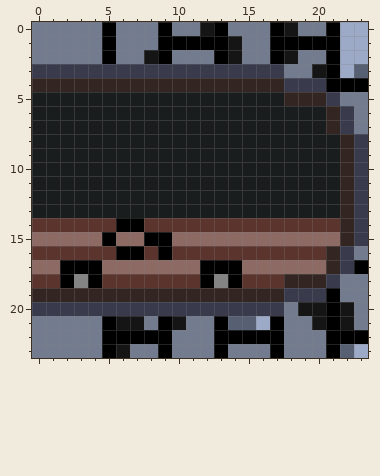
Two states of a pixel-art sprite, Assets/Art/Castle/Room Tiles/Tür/Door_Open_2.png. This is how it looked before the edit.
The file is 24x24 pixels.
New version:
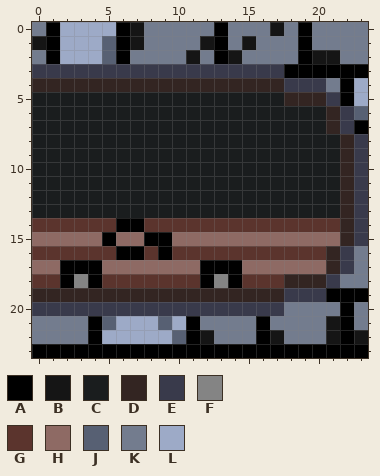
Palette (. is transparent): A #000000  B #151515  C #1a1d1e  D #332522  E #393a4b  F #848484  G #5b342d  H #8e6a64  J #576073  K #737c8e  L #9daac7
The exact change:
@@ x 0..23 @@
- 0 KKKKKAKKKAKKBAKKKABKKALL
- 1 KKKKKAKKKAAAAABKKAAAAALL
- 2 KKKKKAKKBAKKKABKKABKKALL
- 3 EEEEEEEEEEEEEEEEEEKKBALJ
- 4 DDDDDDDDDDDDDDDDDDEEEAAA
- 5 CCCCCCCCCCCCCCCCCCDDDEKK
- 6 CCCCCCCCCCCCCCCCCCCCCDEK
- 7 CCCCCCCCCCCCCCCCCCCCCDEK
+ 0 KALLLLABKKKKKAKKKBKAKKKK
+ 1 BALLLJABKKKKBAKBKKKAKKKK
+ 2 KALLLJAKKKKBKABKKKKABBKK
+ 3 EEEEEEEEEEEEEEEEEEAAAAAA
+ 4 DDDDDDDDDDDDDDDDDDEEEKAL
+ 5 CCCCCCCCCCCCCCCCCCDDDEAL
+ 6 CCCCCCCCCCCCCCCCCCCCCDEJ
+ 7 CCCCCCCCCCCCCCCCCCCCCDEA
  8 CCCCCCCCCCCCCCCCCCCCCCDE
@@ x 0..23 @@
 16 GGGGGGAAGAGGGGGGGGGGGDEK
-17 HHAAAHHHHHHHAAAHHHHHHDEA
+17 HHAAAHHHHHHHAAAHHHHHHDEK
 18 GGAFAGGGGGGGAFAGGGDDDEKK
-19 DDDDDDDDDDDDDDDDDDEEEAKK
-20 EEEEEEEEEEEEEEEEEEKBBABK
-21 KKKKKABBKABKKAJJLAKKBABK
-22 KKKKKAAAAAKKKAAAAAKKKAAA
-23 KKKKKABKKAKKKAKKKAKKKAJL
+19 DDDDDDDDDDDDDDDDDDEEEAAA
+20 EEEEEEEEEEEEEEEEEEKKKKAK
+21 KKKKAJLLLJLAKKKKAKKKKBAK
+22 KKKKALLLLLJABKKKABKKKBAB
+23 AAAAAAAAAAAAAAAAAAAAAAAA
